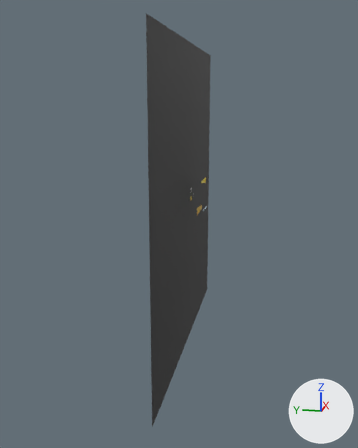
The FBX model Assets/Assets/TrailerIntroducingThe.fbx as it was, and as the next commit left it.
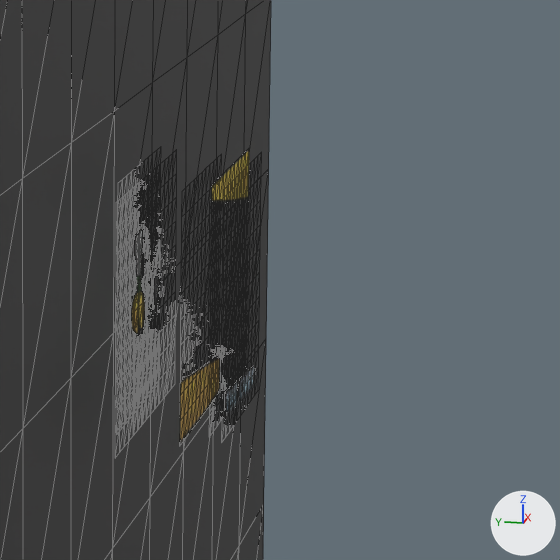
There are two pictures of each version: one whole from a 50 mm lens placed at (-0.143, -0.026, 0.0268), pointed at (-0.0026, 0.0021, -0.0083), one close up on the part from 48% to 69% of the width and 35% to 52% of the height. The lights are fixed; the arrows at lower right show +X, +Y and +Z. Both versions are drawn at frame 31 of the action 'Take 001'; the numbers are the values there. The close-ups show mesh edges as thin lines.

In view in the first close-up: 'Background', 'Cheezeedge', 'characterw', 'cheeseedge2', 'cheesewheeel', 'thechef'.
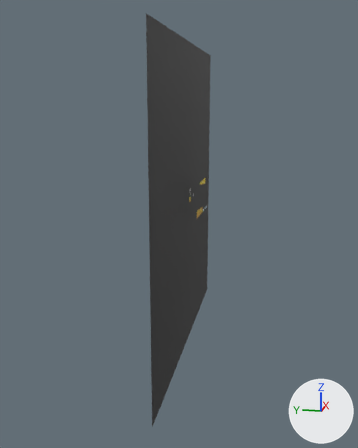
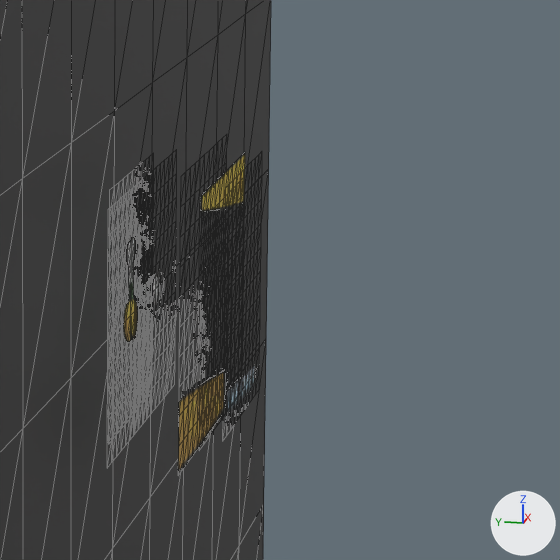
Boxes (x1, y1, x2, y2) around the edits, measured in the close-ups (560 x 560 px):
'Cheezeedge', moved, rescaled (15% wider, 17% taller)
    before: (180, 360, 219, 440)
    after: (179, 374, 224, 468)
'cheeseedge2', moved, rescaled (16% wider, 12% taller)
    before: (212, 151, 249, 200)
    after: (202, 155, 245, 210)
'cheesewheeel', moved
    before: (132, 292, 144, 333)
    after: (124, 299, 137, 341)
'characterw', moved
    before: (135, 230, 143, 282)
    after: (127, 238, 135, 288)
'thechef', moved
    before: (226, 368, 253, 410)
    after: (227, 367, 254, 413)

Diff of the bpy script that builds the scene:
```diff
--- a/Assets/Assets/TrailerIntroducingThe.fbx.py
+++ b/Assets/Assets/TrailerIntroducingThe.fbx.py
@@ me_mesh_002 @@
 me_mesh_002.from_pydata(...)  # 121 vertices, 200 faces; spans x -0.5..0.5, y 0.0, z -0.5..0.5
 # used by ob_cheeseedge2; location = (0.00081, -0.00459, 0.0); rotation_euler = (3.142, 0.0, 0.0), in degrees (180, 0, 0); scale = (0.01, 0.01, 0.01)
+# me_mesh_002 part 1: the whole mesh is moved by (-0.049, 0.0, 0.0)
 me_mesh_002.materials.append(mat_cheeseedgemat2)
@@ ob_characterw @@
 ob_characterw = bpy.data.objects.new('characterw', me_mesh_003)
-ob_characterw.location = (0.00053, -0.00096, 0.0)
+ob_characterw.location = (-0.00124, -0.00096, 0.0)
 ob_characterw.rotation_euler = (3.142, 0.0, 0.0)  # degrees (180, 0, 0)
@@ ob_cheezeedge @@
 ob_cheezeedge = bpy.data.objects.new('Cheezeedge', me_mesh_001)
-ob_cheezeedge.location = (-0.00098, -0.00372, 0.0)
+ob_cheezeedge.location = (-0.00042, -0.00372, -0.00025)
 ob_cheezeedge.rotation_euler = (3.142, 0.0, 0.0)  # degrees (180, 0, 0)
-ob_cheezeedge.scale = (0.01, 0.01, 0.01)
+ob_cheezeedge.scale = (0.0117, 0.01, 0.0117)
@@ ob_cheesewheeel @@
 ob_cheesewheeel = bpy.data.objects.new('cheesewheeel', me_mesh_006)
-ob_cheesewheeel.location = (-0.00221, -0.00139, -0.00031)
+ob_cheesewheeel.location = (-0.00393, -0.00139, -0.00031)
 ob_cheesewheeel.rotation_euler = (3.142, 0.0, 0.0)  # degrees (180, 0, 0)
@@ ob_cheeseedge2 @@
 ob_cheeseedge2 = bpy.data.objects.new('cheeseedge2', me_mesh_002)
-ob_cheeseedge2.location = (0.00081, -0.00459, 0.0)
+ob_cheeseedge2.location = (-0.00045, -0.00459, 0.0)
 ob_cheeseedge2.rotation_euler = (3.142, 0.0, 0.0)  # degrees (180, 0, 0)
-ob_cheeseedge2.scale = (0.01, 0.01, 0.01)
+ob_cheeseedge2.scale = (0.0113, 0.01, 0.01)
@@ ob_thechef @@
 ob_thechef = bpy.data.objects.new('thechef', me_mesh_004)
-ob_thechef.location = (-0.00011, -0.00524, 0.0)
+ob_thechef.location = (0.00016, -0.00524, 0.0)
 ob_thechef.rotation_euler = (3.142, 0.0, 0.0)  # degrees (180, 0, 0)
```
